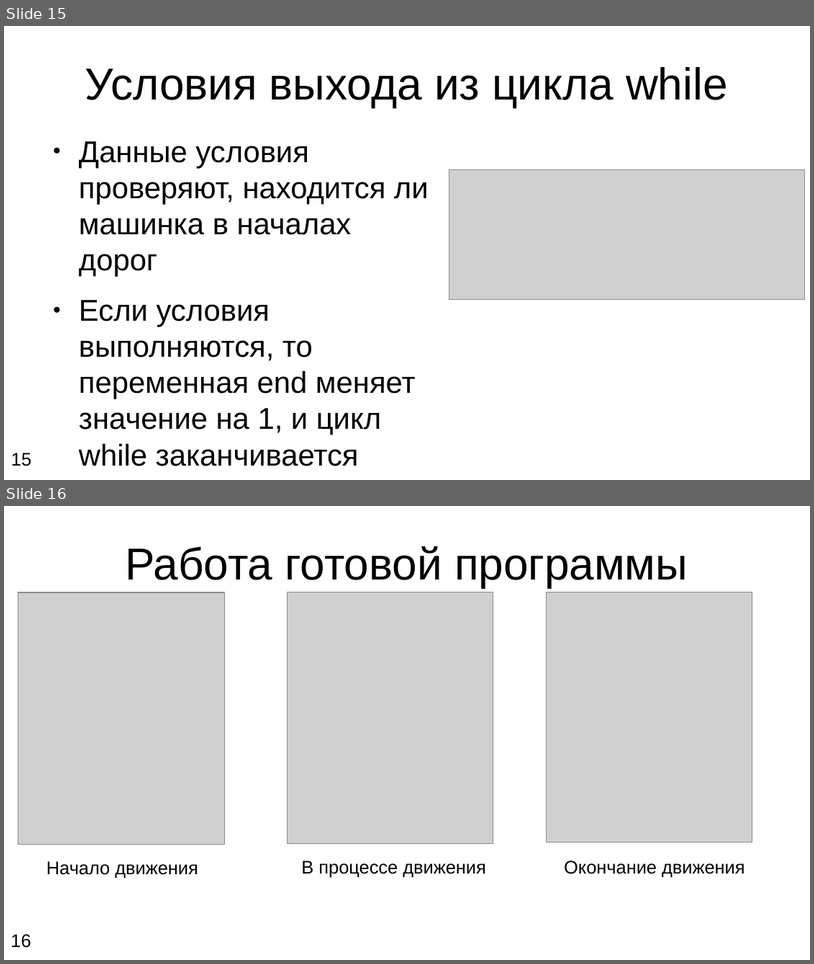
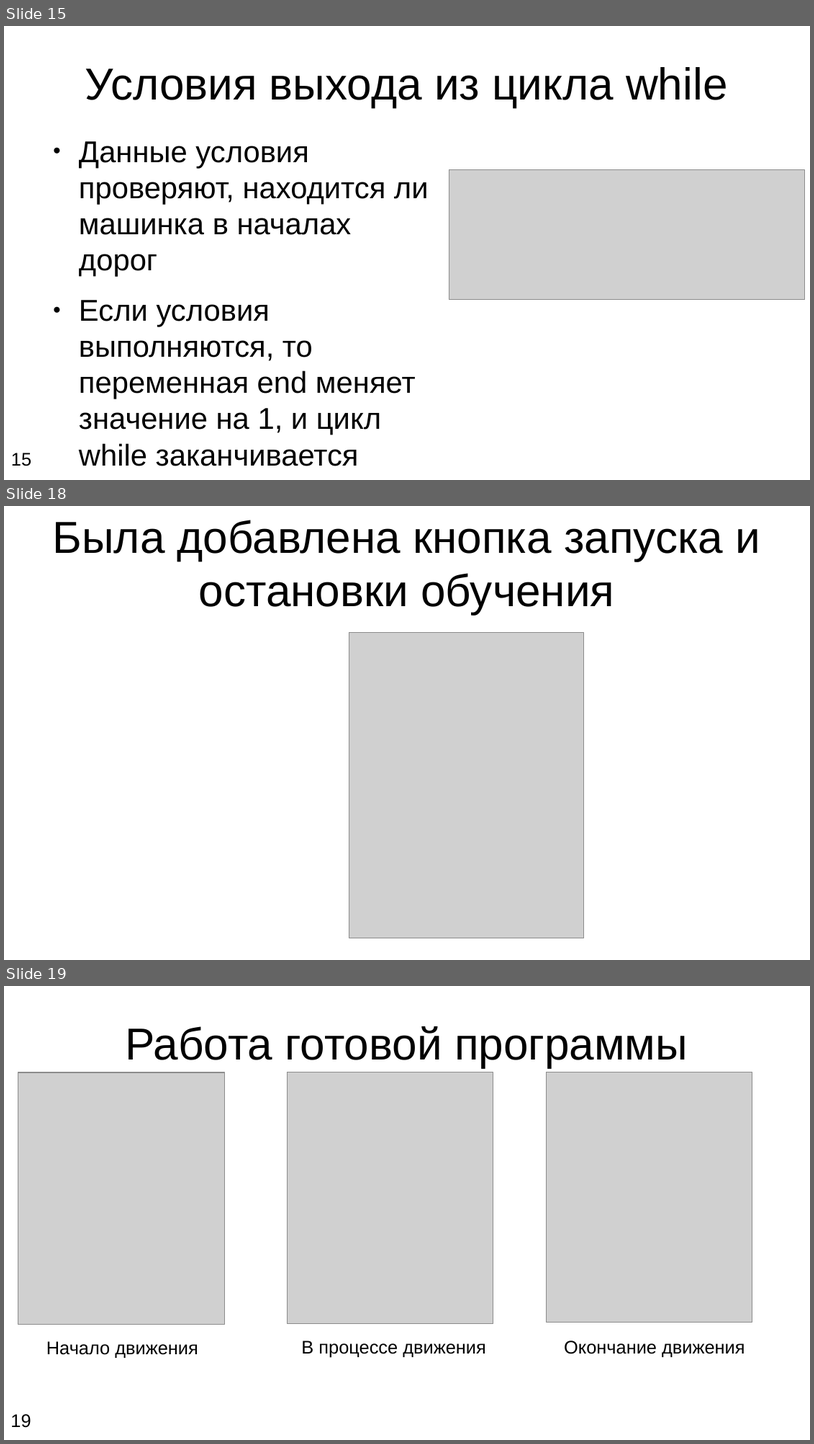
Before and after one commit to z3rod4y1/Weber_M, a slide deck: Presentation.odp. Shown one above the other, each under a label of ours: slides 15 and 16 before the commit, slides 15, 18 and 19 after it; the slides between them are not shown. The pictures are 814x964 and 814x1444 pixels, drawn with LibreOffice and Linux fonts; fonts in the diff are those of the drawing; grey boxes stand for pictures. Boxes give left, top, right and bottom in pixels: in the first picture for what was removed or moved away, otherwise in the second. Text is boxed around its words. In the diff, an @@ line names an element or a change of style, - is before the commit and + after.

```diff
--- a/Presentation.odp
+++ b/Presentation.odp
@@ slide 18 added at bbox=[4, 506, 810, 960], background #FFFFFF @@
@@ title added at bbox=[52, 520, 761, 615], 44 pt, text #000000 @@
+Была добавлена кнопка запуска и остановки обучения
@@ picture added at bbox=[350, 633, 584, 939] @@
@@ what was slide 16 is now slide 19 @@
@@ page number at bbox=[10, 1414, 31, 1427]: text changed @@
-16
+19
```
Also in this commit, not shown: 2 other slides added, 1 other file.
